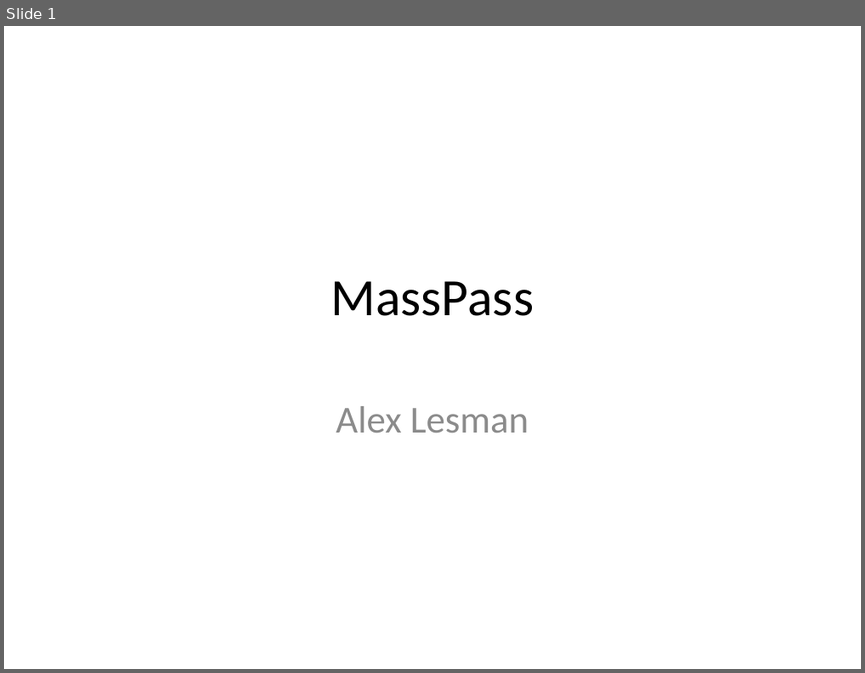
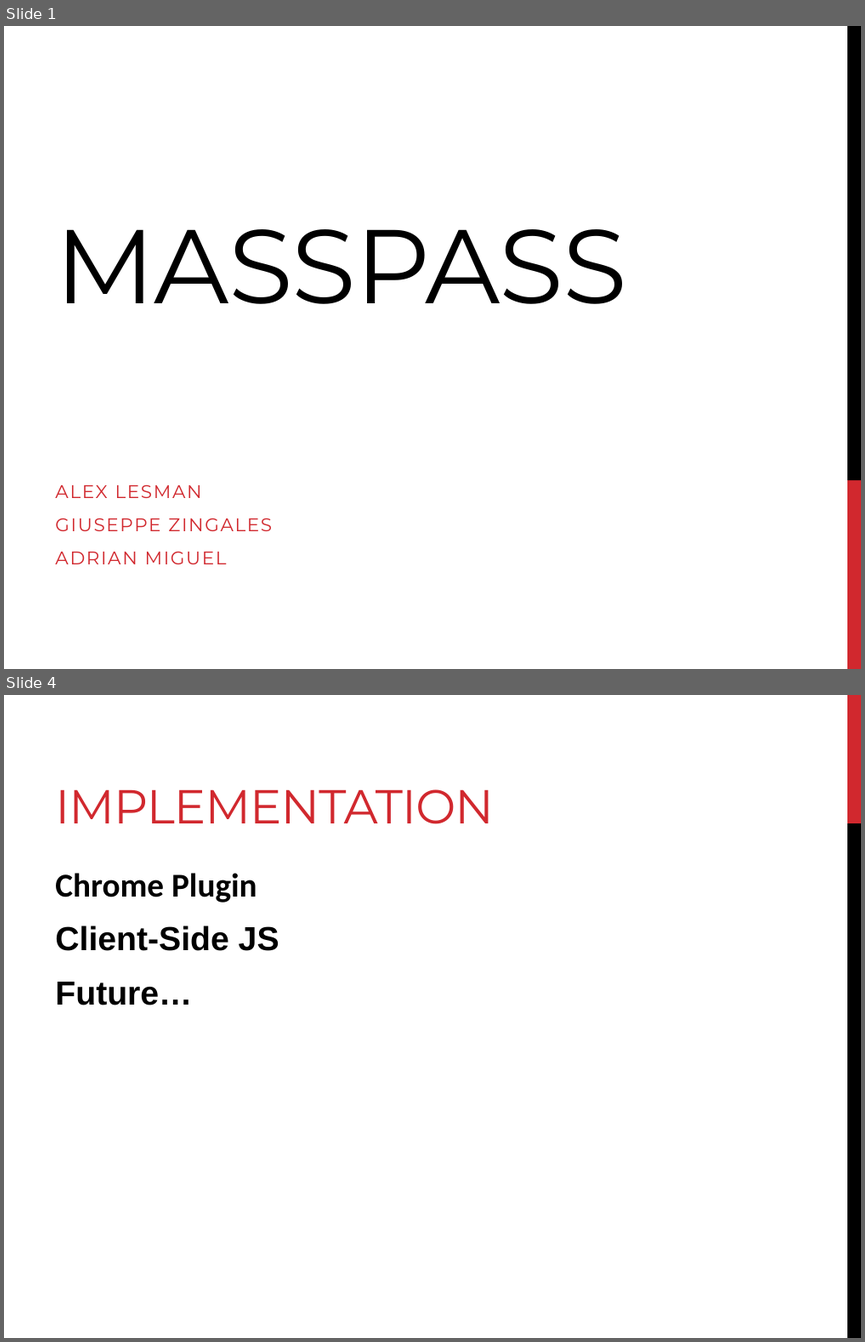
Before and after one commit to zingales/MassPass, a slide deck: MassPass.pptx. Shown one above the other, each under a label of ours: slide 1 before the commit, slides 1 and 4 after it; the slides between them are not shown. The pictures are 865x673 and 865x1342 pixels, drawn with LibreOffice and Linux fonts; fonts in the diff are those of the drawing. Boxes give left, top, right and bottom in pixels: in the first picture for what was removed or moved away, otherwise in the second. Text is boxed around its words. In the diff, an @@ line names an element or a change of style, - is before the commit and + after.

```diff
--- a/MassPass.pptx
+++ b/MassPass.pptx
@@ slide 4 added at [4,695,861,1338], background #FFFFFF @@
@@ rectangle added at [847,695,861,823], fill #D1282E @@
@@ title added at [55,789,493,824], 40 pt, text #D1282E @@
+IMPLEMENTATION
@@ rectangle added at [847,823,861,1338], fill #000000 @@
@@ text added at [55,873,279,1005], 28 pt, text #000000, bold @@
+Chrome Plugin
+Client-Side JS
+Future…
@@ slide 1 changed as well @@
@@ rectangle added at [847,26,861,480], fill #000000 @@
@@ title at [55,229,626,304]: text changed; size 44 to 88 pt; font Calibri to Montserrat @@
-MassPass
+MASSPASS
@@ subtitle at [55,484,272,564]: text changed; size 32 to 15.4 pt; font Calibri to Montserrat; text colour #8C8C8C to #D1282E @@
-Alex Lesman
+ALEX LESMAN
+GIUSEPPE ZINGALES
+ADRIAN MIGUEL
@@ rectangle added at [847,480,861,669], fill #D1282E @@
```
Also in this commit, not shown: 1 other slide changed, 6 other slides added, 6 slides removed, 1 other file.
